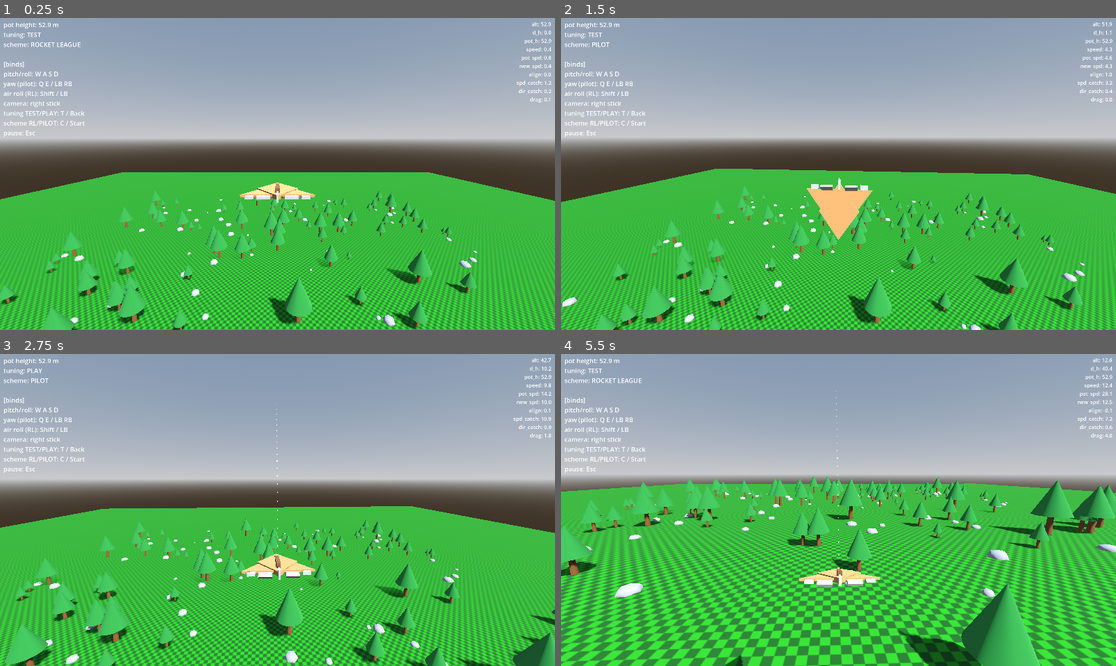
Above: before the commit, frames 1-4 (two rows, left to right).
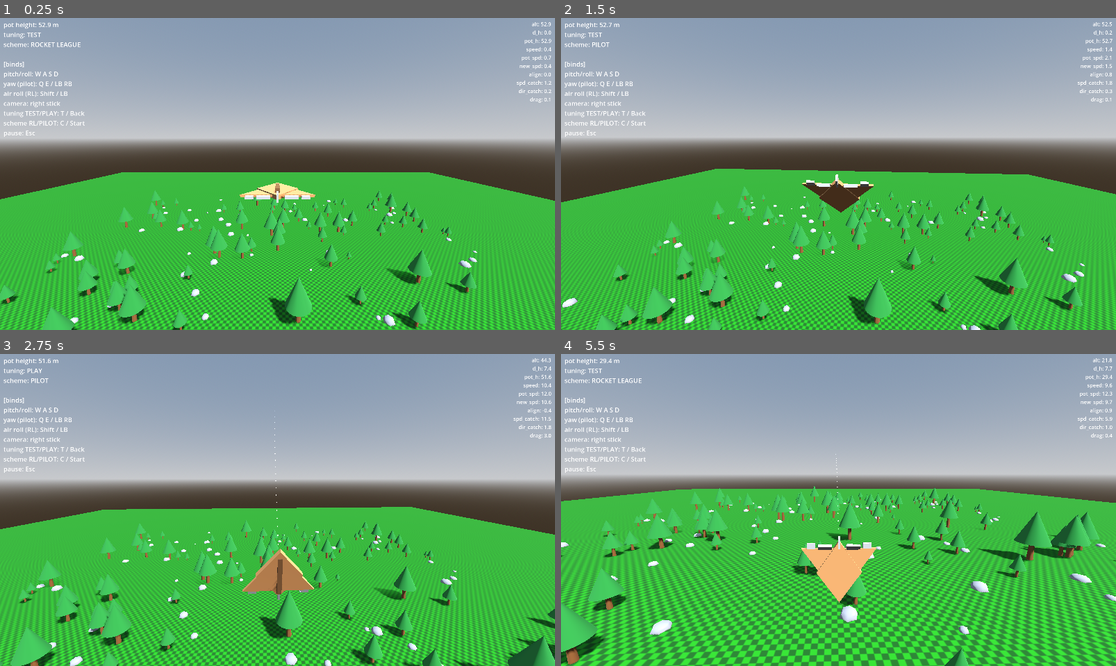
Above: after the commit, the same moments.

Repository: westonkelliher/glider
Game: Godot game, scene res://scenes/main.tscn
Same seed, same stepped clock (60 frames per second), same inputs: the game is played once before the commit and once after it.
Inputs (mouse positions are in pixels of both pictures, inside the frame that each line leads up to):
- Up to frame 1 (0.25 s): no input
- Up to frame 2 (1.5 s): tap Enter at 0.5 s; move the mouse to (866, 174) at 0.52 s; hold Shift (air_roll) 0.53-1.28 s; hold W (move_forward) from 0.53 s (still down); move the mouse to (810, 174) at 1.27 s; tap C (toggle_scheme) at 1.35 s
- Up to frame 3 (2.75 s): keep holding W (move_forward); move the mouse to (288, 503) at 2.02 s; hold T (toggle_tuning) from 2.03 s (still down)
- Up to frame 4 (5.5 s): keep holding W (move_forward); move the mouse to (832, 516) at 2.77 s; release T (toggle_tuning) at 2.78 s; tap Shift (air_roll) at 2.85 s; move the mouse to (877, 513) at 3.52 s; hold C (toggle_scheme) 3.53-4.28 s; move the mouse to (794, 506) at 4.27 s; tap T (toggle_tuning) at 4.35 s; move the mouse to (844, 510) at 5.02 s; hold Shift (air_roll) from 5.03 s (still down)

The runs differ from the first frame. In frame 1, less than 0.1% of the frame differs, in the area x 98-100%, y 12-14%; in frame 2, 14%; in frame 3, 18%; in frame 4, 37%, in the area x 0-100%, y 1-100%.

Commit message:
Flight: cap pot_speed, pot_height decay, wing pull-in on brake; boost action
Co-Authored-By: Claude Opus 4.8 <noreply@anthropic.com>

Diff:
--- a/project.godot
+++ b/project.godot
@@ -105,6 +105,12 @@
 , Object(InputEventJoypadButton,"resource_local_to_scene":false,"resource_name":"","device":-1,"button_index":2,"pressure":0.0,"pressed":true,"script":null)
 ]
 }
+boost={
+"deadzone": 0.2,
+"events": [Object(InputEventJoypadButton,"resource_local_to_scene":false,"resource_name":"","device":-1,"button_index":1,"pressure":0.0,"pressed":true,"script":null)
+, Object(InputEventKey,"resource_local_to_scene":false,"resource_name":"","device":-1,"window_id":0,"alt_pressed":false,"shift_pressed":false,"ctrl_pressed":false,"meta_pressed":false,"pressed":false,"keycode":0,"physical_keycode":4194326,"key_label":0,"unicode":0,"location":0,"echo":false,"script":null)
+]
+}
 
 [physics]
 
--- a/scripts/glider_body.gd
+++ b/scripts/glider_body.gd
@@ -88,8 +88,10 @@
 	## air brake — held brake kills friction so the craft drifts on its momentum.
 	if GliderInput.read_braked():
 		air_friction = 0.05
+		pull_in_wings(true)
 	else:
 		air_friction = move_toward(air_friction, 1.0, 200.0 * delta)
+		pull_in_wings(false)
 	#
 	## current values
 	var current_speed := velocity.length()
@@ -101,19 +103,21 @@
 	#var drag_factor := air_friction * tuning.DRAG * current_speed * nose_dir.cross(current_dir).length()
 	var nose_dot := velocity.normalized().dot(nose_dir)
 	var drag_factor := 1 - absf(nose_dot)
-	var rrate := 0.3 + 0.2 * sqrt(velocity.length()) #* nose_dot
+	var rrate := 0.1 + 0.2 * sqrt(velocity.length()) #* nose_dot
 	#
 	## adjust rotation
 	rotate_object_local(Vector3.RIGHT, rrate * ail_pitch * tuning.PITCH_MULT * delta) # pitch
 	rotate_object_local(Vector3.BACK, rrate * ail_roll * tuning.ROLL_MULT * delta)    # roll
 	rotate_object_local(Vector3.DOWN, rrate * ail_yaw * tuning.YAW_MULT * delta)      # yaw (right = nose right)
+	#
 	#
 	## speeds, directions and velocities from potential (pot) values
 	# pot values
 	if position.y > pot_height && position.y > 2.0:
 		pot_height = position.y
 	var d_h := pot_height - position.y
-	var pot_speed := sqrt(d_h*G*2) # solved for speed in terms of d_h
+	var pot_speed := sqrt(d_h*G*2) # solved for speed in terms of d_h ##########
+	pot_speed = min(pot_speed, 30.0) # max speed
 	#
 	# new values
 	var pot_speed_catchup := 1.0+tuning.POT_SPEED_CATCHUP_MULT*(0.1+current_speed)
@@ -140,8 +144,11 @@
 	velocity = new_velocity + a_total
 
 	# reduce pot_height towards low speed:
-	var d_h_2 := velocity.length()**2.0/(G*2.0)
-	#pot_height = move_toward(pot_height, position.y + d_h_2, 2.0 * delta)
+	var d_h_2 := pow(velocity.length(), 2)/(G*2.0)
+	print("dh2 ", d_h_2)
+	var dhd := absf(d_h - d_h_2)
+	var reduction_speed := 3.0 * dhd
+	pot_height = move_toward(pot_height, position.y + d_h_2, reduction_speed * delta)
 
 	# keep from touching floor
 	if position.y < 1.0:
@@ -226,6 +233,14 @@
 	return lerpf(val1, val2, smoothstep(thresh1, thresh2, variable))
 
 
+func pull_in_wings(inny: bool) -> void:
+	if inny:
+		$Mesh/Q/LWing.position.x = -.4
+		$Mesh/Q/RWing.position.x = 0.4
+	else:
+		$Mesh/Q/LWing.position.x = -.655
+		$Mesh/Q/RWing.position.x = 0.655
+
 
 func set_stats(
 	d_h: float,
